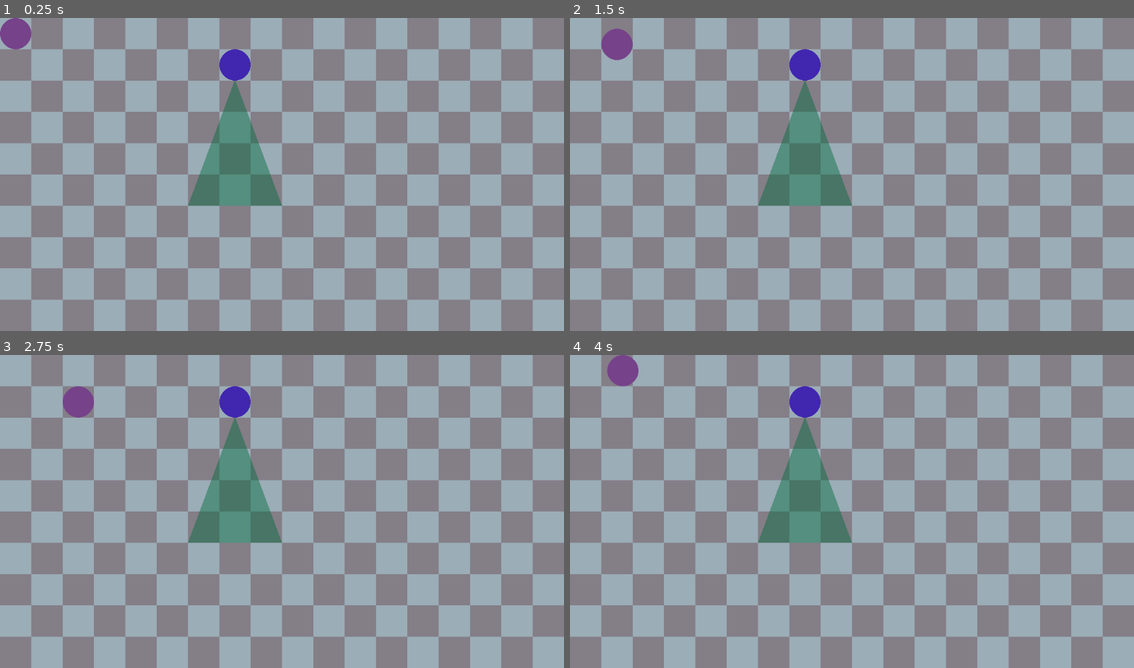
Above: before the commit, frames 1-4 (two rows, left to right).
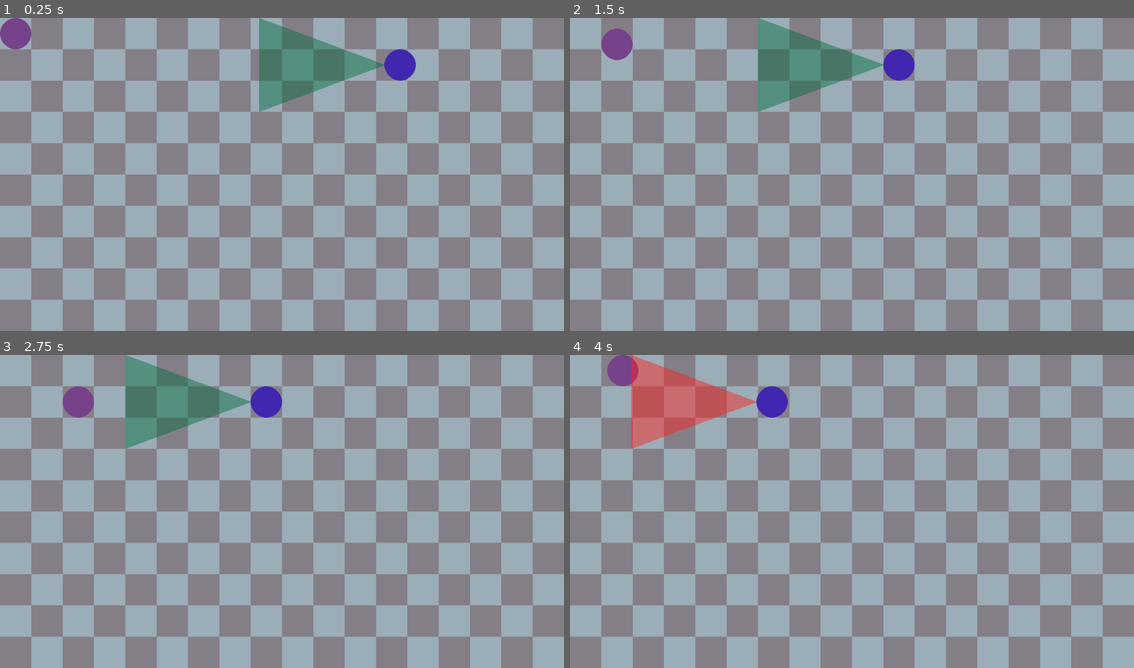
Above: after the commit, the same moments.

Repository: AKRAUSE2017/debt-collector
Game: Godot game, scene res://scenes/level0/level0.tscn
Two runs of this game, one before a commit and one after it. Both use one fixed random seed, a clock stepped at 60 frames per second and the inputs below.
Inputs:
- Up to frame 1 (0.25 s): no input
- Up to frame 2 (1.5 s): hold Right (ui_right) 0.53-1.28 s; hold Down (ui_down) from 1.28 s (still down)
- Up to frame 3 (2.75 s): release Down (ui_down) at 2.03 s; hold Right (ui_right) from 2.03 s (still down)
- Up to frame 4 (4 s): release Right (ui_right) at 2.78 s; hold Up (ui_up) 2.78-3.53 s; hold Left (ui_left) from 3.53 s (still down)

The runs differ from the first frame. In frame 1, 7.6% of the frame differs, in the area x 33-74%, y 0-61%; in frame 2, 7.1%; in frame 3, 7.4%; in frame 4, 7.6%.

Commit message:
adding path system for enemies

Diff:
--- a/scenes/enemy/Enemy.gd
+++ b/scenes/enemy/Enemy.gd
@@ -1,4 +1,111 @@
 extends CharacterBody2D
 
-func _physics_process(delta):
-	pass
+const SPEED:int = 200
+const GRIDSPACE:int = 64
+
+var travel:Vector2 = Vector2.ZERO
+var travelEnd:Vector2 = Vector2.ZERO
+
+var move:bool = false
+var direction:Vector2 = Vector2.ZERO
+
+var pauseWalkTimer:float = 0
+var pauseWalkDuration:float = 0.2
+
+var path:Array
+var travelingToIndex:int = 0
+
+var validPath:bool
+
+func to_radians(degrees:float):
+	return (degrees * PI) / 180
+
+func rotate_towards(point:Vector2):
+	self.rotation = 0
+	if point.x > self.position.x: self.rotate(to_radians(270))
+	elif point.x < self.position.x: self.rotate(to_radians(90))
+	elif point.y > self.position.y: self.rotate(to_radians(0))
+	elif point.y < self.position.y: self.rotate(to_radians(180))
+
+func set_direction(point:Vector2):
+	if point.x > self.position.x: direction = Vector2(1,0)
+	elif point.x < self.position.x: direction = Vector2(-1,0)
+	elif point.y > self.position.y: direction = Vector2(0,1)
+	elif point.y < self.position.y: direction = Vector2(0,-1)
+
+func set_travel_path_index():
+	if travelingToIndex+1 < len(path): travelingToIndex = travelingToIndex + 1
+	else: travelingToIndex = 0
+
+func check_valid_path():
+	if len(path) == 0:
+		print("Error: Invalid Enemy path. Path must contain at least one point.")
+		return false
+	for i in len(path):
+		if typeof(path[i]) != typeof(Vector2.ZERO):
+			print("Error: Invalid Enemy path. Path must be an array of Vector2")
+			return false
+	for i in len(path):
+		if i+1 < len(path) and (not(path[i].x == path[i+1].x) and not(path[i].y == path[i+1].y)):
+			print("Error: Invalid Enemy path. Enemies can only move one axis at a time.")
+			return false
+	return true
+
+
+func _ready():
+	path = get_parent().path
+	validPath = check_valid_path()
+	if !validPath: return
+	# Initialize enemy position
+	self.position = path[travelingToIndex]
+	set_travel_path_index()
+	# Initialize enemy rotation
+	rotate_towards(path[travelingToIndex])
+	# Initialize traversal variables
+	set_direction(path[travelingToIndex])
+	move = true
+
+func _process(delta):
+	if !validPath: return
+	if travel == Vector2.ZERO:
+		if move && direction == Vector2(1,0):
+			move = false
+			travel = Vector2(SPEED,0)
+			travelEnd = Vector2(int(self.position.x + GRIDSPACE), self.position.y)
+		if move && direction == Vector2(-1,0):
+			move = false
+			travel = Vector2(-SPEED,0)
+			travelEnd = Vector2(int(self.position.x - GRIDSPACE), self.position.y)
+		if move && direction == Vector2(0,1):
+			move = false
+			travel = Vector2(0, SPEED)
+			travelEnd = Vector2(self.position.x, (self.position.y + GRIDSPACE))
+		if move && direction == Vector2(0,-1):
+			move = false
+			travel = Vector2(0, -SPEED)
+			travelEnd = Vector2(self.position.x, (self.position.y - GRIDSPACE))
+		self.velocity = travel
+	else:
+		var doneTravelRight:bool = travel.x > 0 and self.position.x >= travelEnd.x and direction == Vector2(1,0)
+		var doneTravelLeft:bool = travel.x < 0 and self.position.x <= travelEnd.x and direction == Vector2(-1,0)
+		var doneTravelUp:bool = travel.y < 0 and self.position.y <= travelEnd.y and direction == Vector2(0,-1)
+		var doneTravelDown:bool = travel.y > 0 and self.position.y >= travelEnd.y and direction == Vector2(0,1)
+
+		if (doneTravelRight or doneTravelLeft or doneTravelDown or doneTravelUp) && pauseWalkTimer == 0:
+			self.velocity = Vector2.ZERO
+			self.position = travelEnd
+			var atPointX = (self.position.x <= path[travelingToIndex].x and doneTravelLeft) or (self.position.x >= path[travelingToIndex].x and doneTravelRight)
+			var atPointY = (self.position.y <= path[travelingToIndex].y and doneTravelUp) or (self.position.y >= path[travelingToIndex].y and doneTravelDown)
+			if atPointX or atPointY:
+				set_travel_path_index()
+				rotate_towards(path[travelingToIndex])
+				set_direction(path[travelingToIndex])
+			pauseWalkTimer = pauseWalkTimer + delta
+		elif pauseWalkTimer > 0:
+			pauseWalkTimer = pauseWalkTimer + delta
+			if pauseWalkTimer > pauseWalkDuration:
+				travel = Vector2.ZERO
+				pauseWalkTimer = 0
+				move = true
+
+		move_and_slide()
--- /dev/null
+++ b/scenes/enemy/EnemyParams.gd
@@ -0,0 +1,2 @@
+extends Node2D
+@export var path = [Vector2(864, 96), Vector2(288,96)]
--- a/scenes/enemy/enemy.tscn
+++ b/scenes/enemy/enemy.tscn
@@ -1,6 +1,7 @@
-[gd_scene load_steps=6 format=3 uid="uid://bawrsem8dvppj"]
+[gd_scene load_steps=7 format=3 uid="uid://bawrsem8dvppj"]
 
 [ext_resource type="Script" path="res://scenes/enemy/Enemy.gd" id="1_8l1kd"]
+[ext_resource type="Script" path="res://scenes/enemy/EnemyParams.gd" id="1_d2582"]
 [ext_resource type="Texture2D" uid="uid://cgwuhca5ler8f" path="res://assets/placeholders/enemy.png" id="1_vury5"]
 [ext_resource type="Texture2D" uid="uid://dyonscc8ytey5" path="res://assets/placeholders/vision_cone.png" id="2_kk7ax"]
 [ext_resource type="Script" path="res://scenes/enemy/ConeArea.gd" id="2_udlcn"]
@@ -9,6 +10,7 @@
 radius = 32.0
 
 [node name="Enemy" type="Node2D"]
+script = ExtResource("1_d2582")
 
 [node name="EnemyBody" type="CharacterBody2D" parent="."]
 script = ExtResource("1_8l1kd")
--- a/scenes/level0/level0.tscn
+++ b/scenes/level0/level0.tscn
@@ -95,4 +95,4 @@
 shape = SubResource("CircleShape2D_jo1v3")
 
 [node name="Enemy" parent="." instance=ExtResource("4_6uvfq")]
-position = Vector2(480, 96)
+path = [Vector2(864, 96), Vector2(288, 96), Vector2(288, 480), Vector2(864, 480)]
